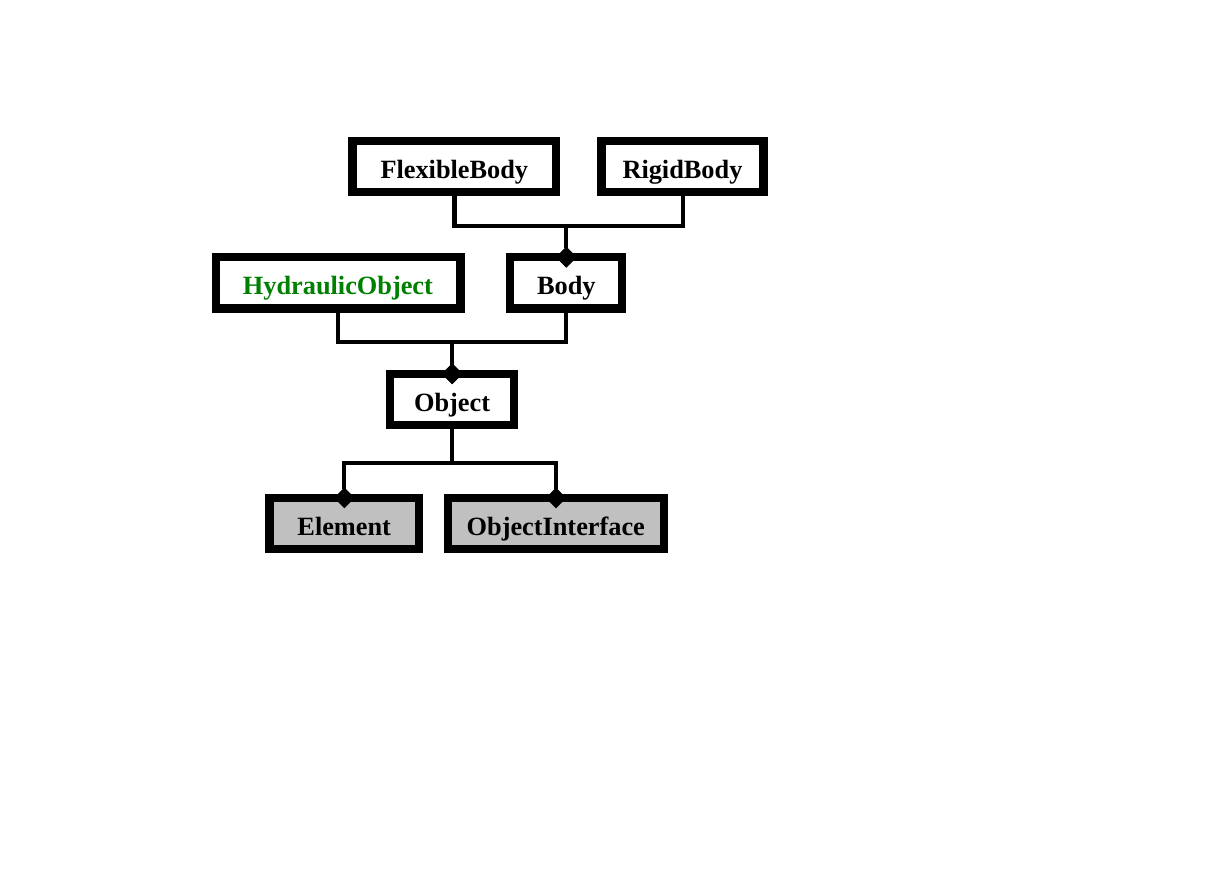
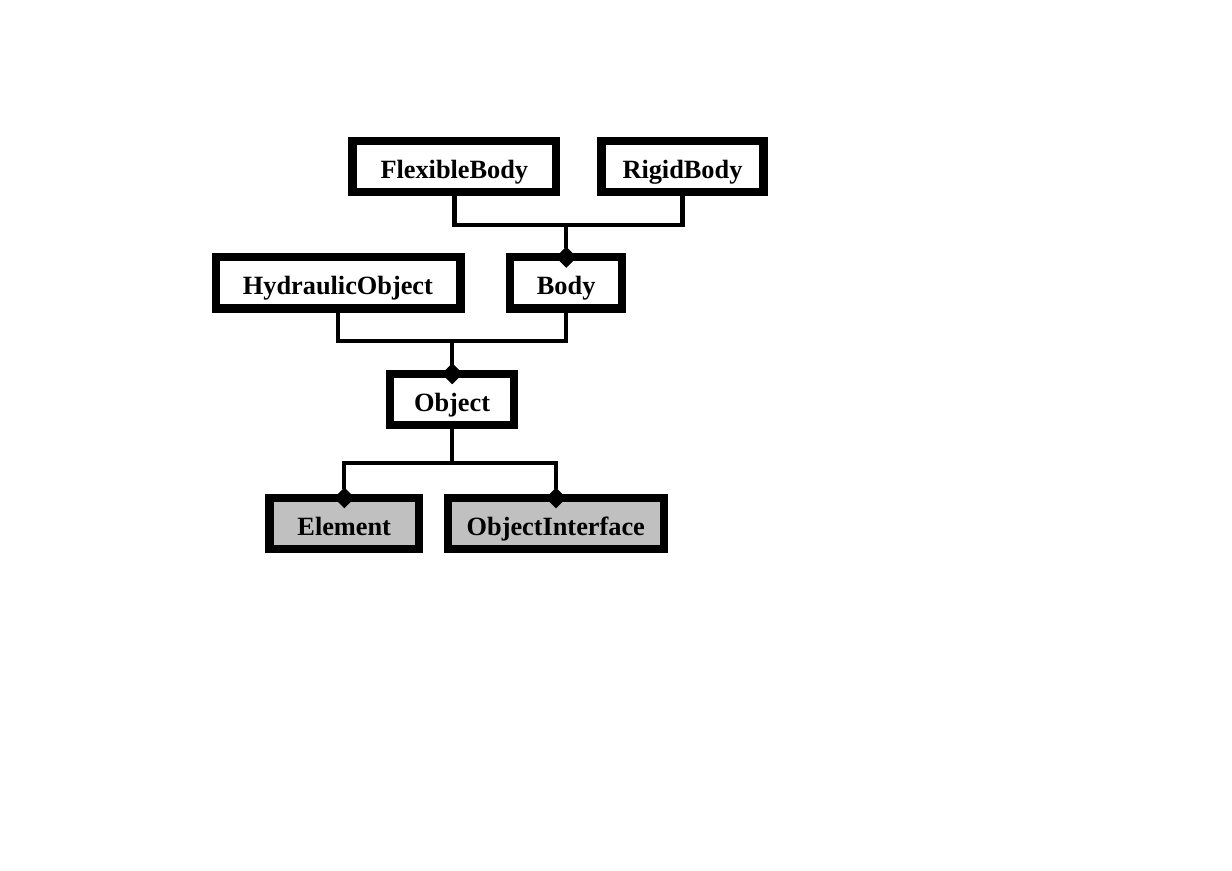
Before and after one commit to mbsim-env/mbsim, a slide deck: slide 1 of trunk/tutorial/CDR/mbsim_object.odp. Drawn at 1232x871 pixels with LibreOffice and Linux fonts; fonts in the diff are those of the drawing. Boxes give left, top, right and bottom in pixels: in the first picture for what was removed or moved away, otherwise in the second. Text is boxed around its words. In the diff, an @@ line names an element or a change of style, - is before the commit and + after.

```diff
--- a/trunk/tutorial/CDR/mbsim_object.odp
+++ b/trunk/tutorial/CDR/mbsim_object.odp
@@ rectangle "HydraulicObject" at [216,257,461,309]: text colour #008000 to #000000 @@
```
Also in this commit, not shown: 21 other files.
